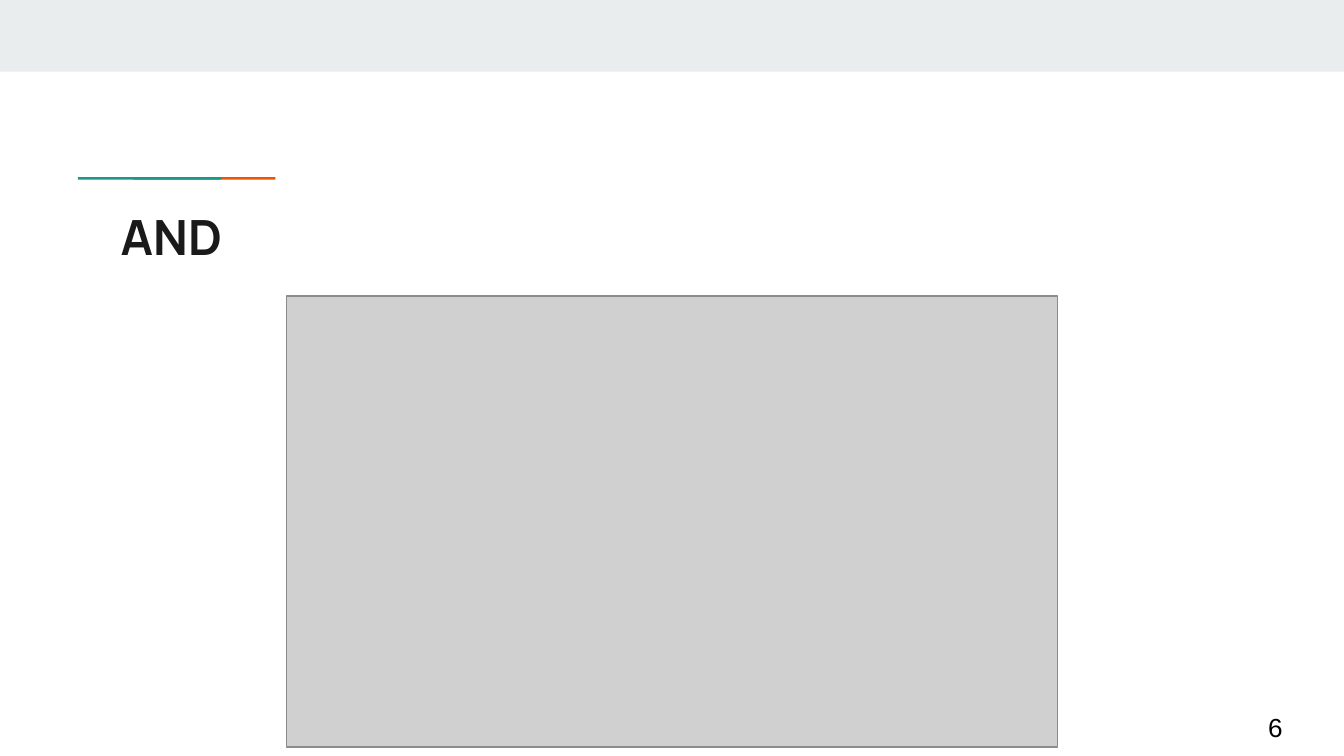
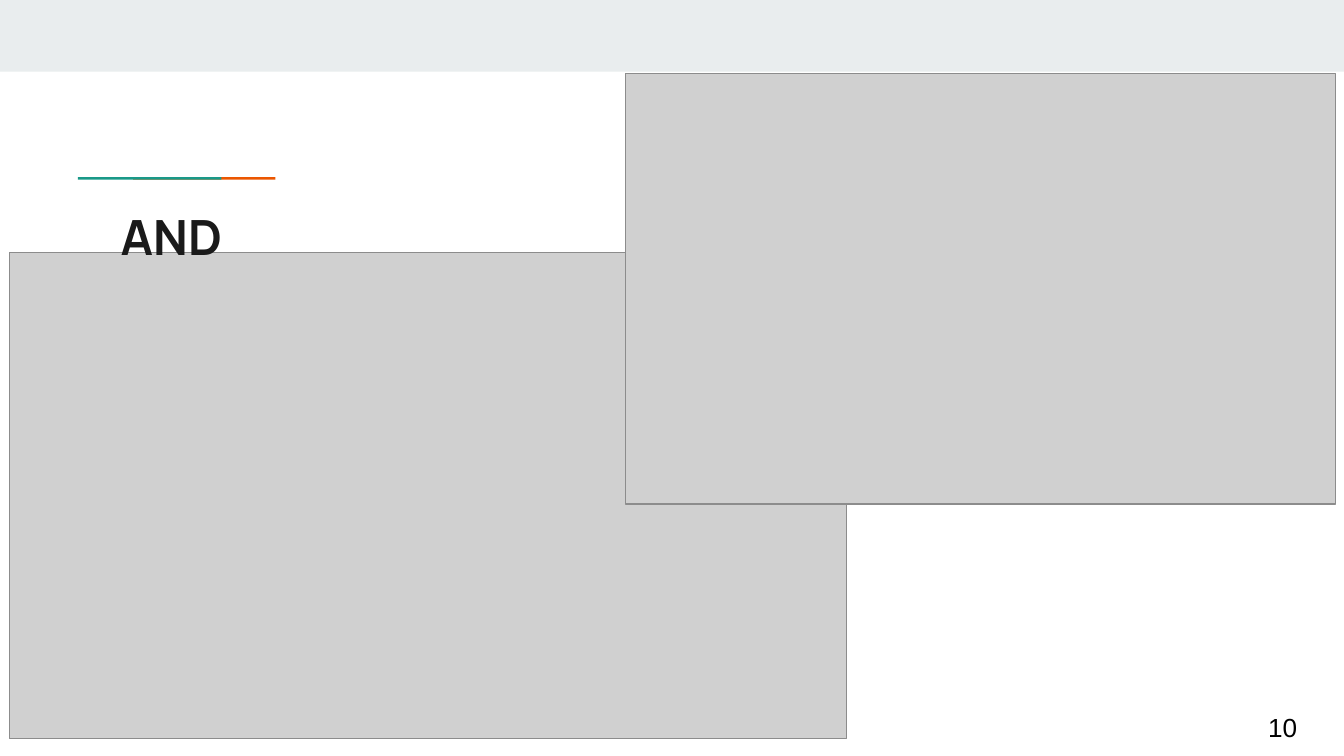
Before and after one commit to jodokae/cmput663-cpp-replic, a slide deck: slide 10 of presentation/Presentation-A2.pptx (slide 6 before the commit). Drawn at 1344x756 pixels with LibreOffice and Linux fonts; fonts in the diff are those of the drawing; grey boxes stand for pictures. Boxes give left, top, right and bottom in pixels: in the first picture for what was removed or moved away, otherwise in the second. Text is boxed around its words. In the diff, an @@ line names an element or a change of style, - is before the commit and + after.

```diff
--- a/presentation/Presentation-A2.pptx
+++ b/presentation/Presentation-A2.pptx
@@ picture added at [625,74,1335,504] @@
@@ picture: place and size @@
-picture at [286,296,1056,747]
+picture at [9,253,847,739]
@@ page number at [1268,718,1297,738]: text changed @@
-6
+10
```
Also in this commit, not shown: 9 other slides changed, 1 slide added, 1 other file.
